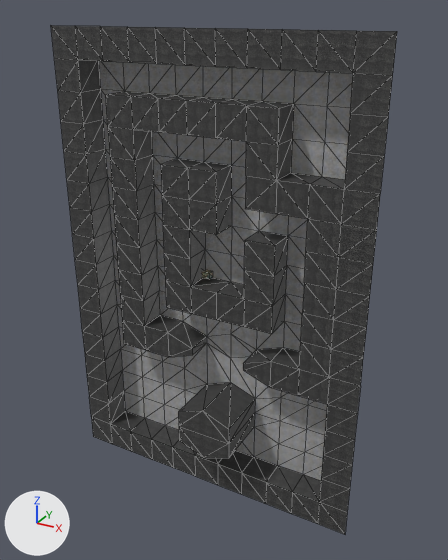
Renders of the glTF model mod/stage.glb from each side of a commit.
Both versions are drawn from a 50 mm lens placed at (182.0, -341.0, 150.0), pointed at (1.0, -11.0, -14.0). The lights are fixed; the arrows at lower left show +X, +Y and +Z. Mesh edges are drawn as thin lines.

Names of what the first picture shows: 'AnimatedMesh', 'levelMesh'.
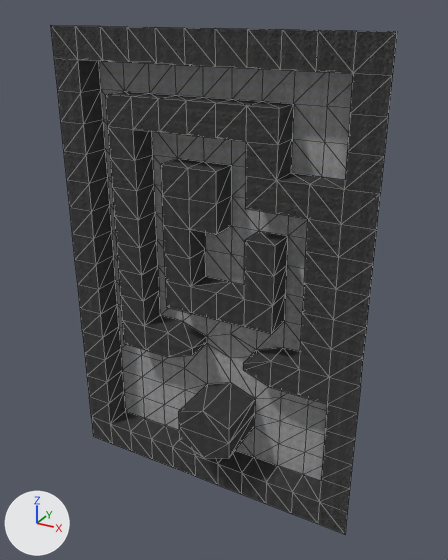
Edits to the bpy script that builds the scene:
```text
Add img_normalmap:
    img_normalmap = load_image('NormalMap', '_unpacked/NormalMap', 1024, 1024, 'Non-Color')
Change mat_wall_001:
    where n0 = _N.new('ShaderNodeBsdfPrincipled'); n0.name = 'Principled BSDF'
    n0.inputs[2].default_value: 0.4 -> 1.0  # 'Roughness'
    add n3 = _N.new('ShaderNodeNormalMap'); n3.name = 'Normal Map'
    add n3.uv_map = 'UVMap'
    add n4 = _N.new('ShaderNodeTexImage'); n4.name = 'Image Texture.001'
    add n4.image = img_normalmap
    add _L.new(n3.outputs[0], n0.inputs[5])  # 'Normal' to 'Normal'
    add _L.new(n4.outputs[0], n3.inputs[1])  # 'Color' to 'Color'
Remove ob_animatedmesh:
    ob_animatedmesh = bpy.data.objects.new('AnimatedMesh', me_cube_029)
    ob_animatedmesh.location = (0.0, 0.0, -17.2)
```

Where the change shows, as pixel boxes (x1, y1, x2, y2) in the pictures (448 x 560 px):
'AnimatedMesh', deleted: before (202, 270, 213, 279)
